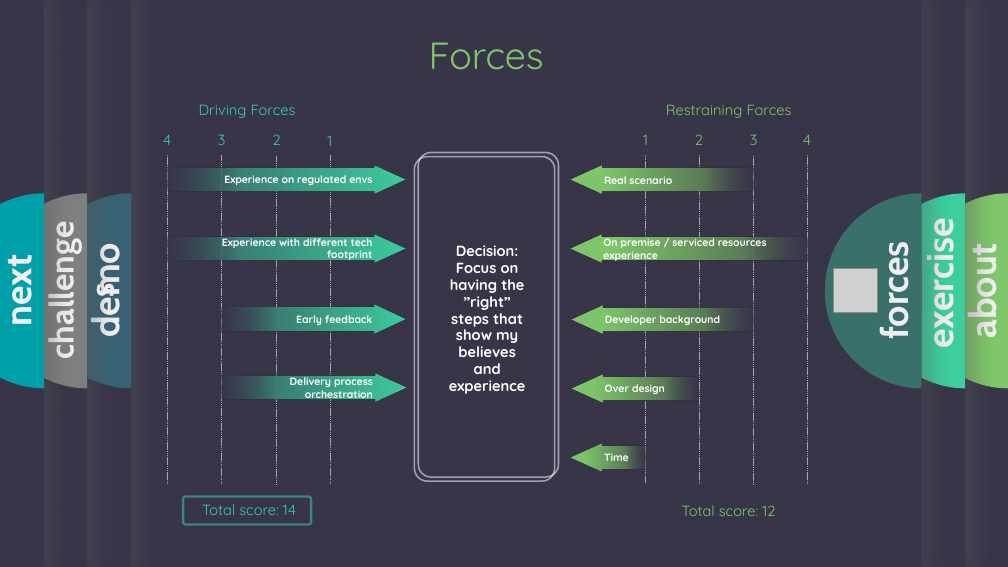
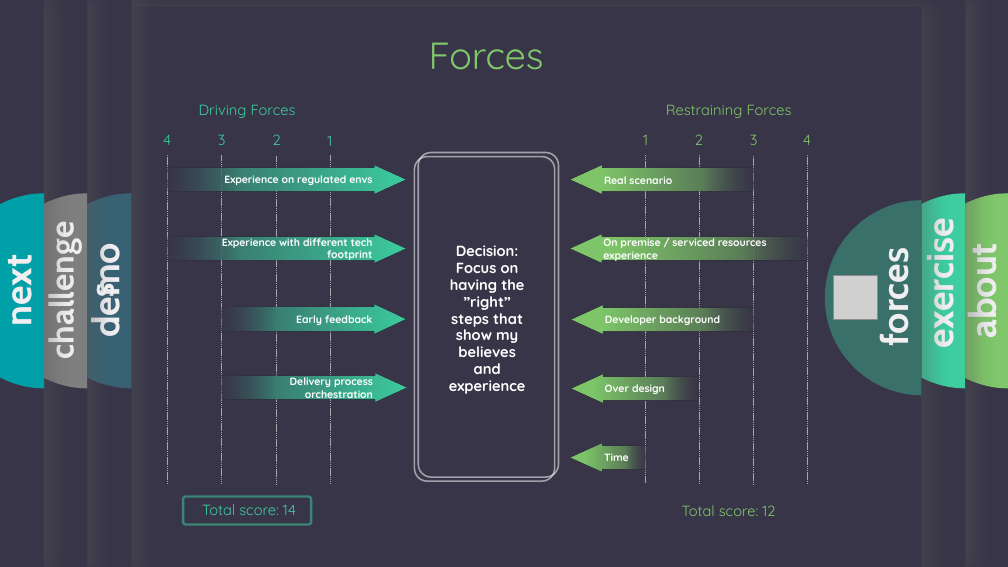
Before and after one commit to leonardo-s-mattos/presentations, a slide deck: slide 4 of Liatrio Exercise Formated White.pptx. Drawn at 1008x567 pixels with LibreOffice and Linux fonts; fonts in the diff are those of the drawing; grey boxes stand for pictures; background and template pictures are left out. Boxes give left, top, right and bottom in pixels: in the first picture for what was removed or moved away, otherwise in the second. Text is boxed around its words. In the diff, an @@ line names an element or a change of style, - is before the commit and + after.

```diff
--- a/Liatrio Exercise Formated White.pptx
+++ b/Liatrio Exercise Formated White.pptx
@@ 1 picture, 1 text, 1 rectangle, 1 freeform shape: place and size @@
-1 picture, 1 text, 1 rectangle, 1 freeform shape at (98, 0, 922, 567)
+1 picture, 1 text, 1 rectangle, 1 freeform shape at (98, 7, 922, 567)
```
Also in this commit, not shown: 2 other slides changed, 3 other files.
